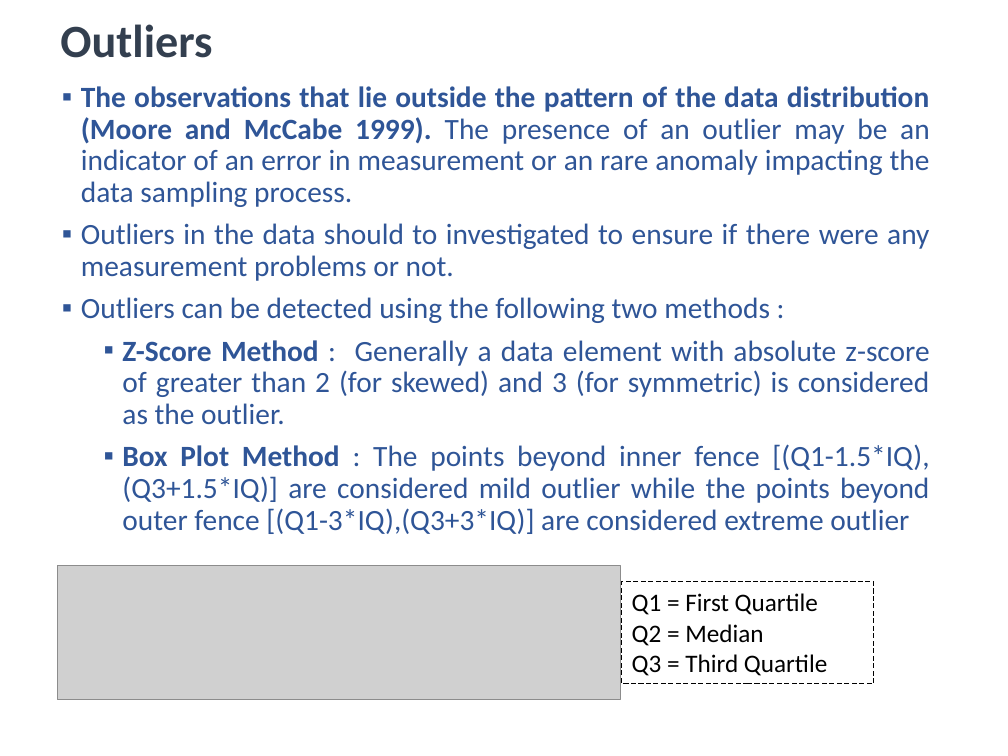
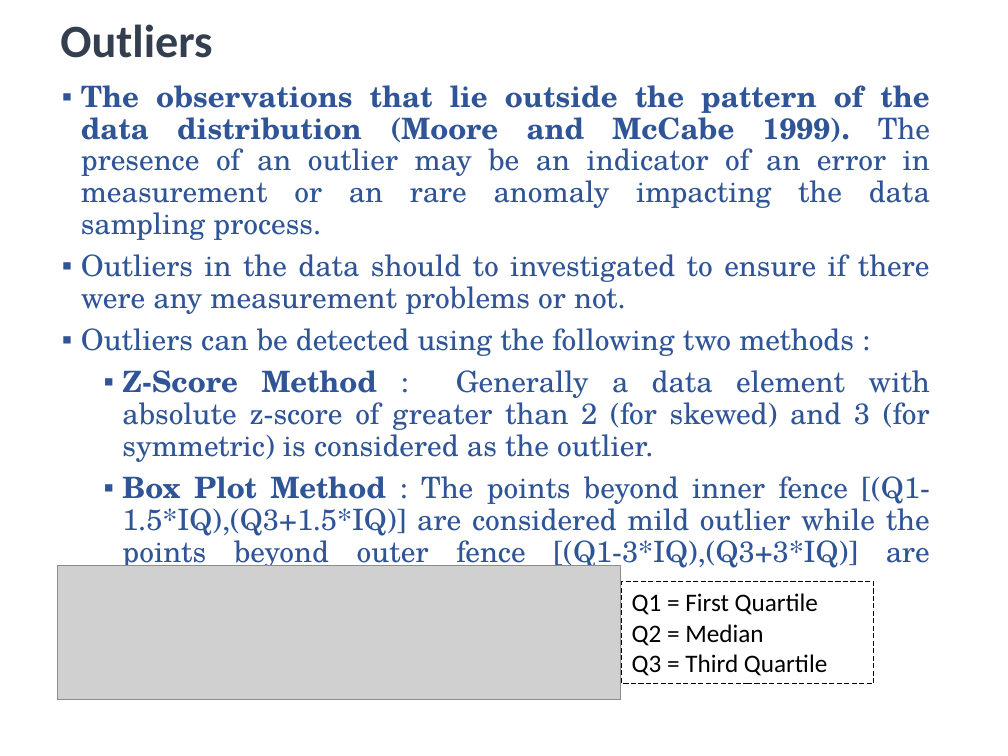
Before and after one commit to utkarshiiitm/Bootcamp-2, a slide deck: slide 26 of Boot Camp 2.pptx. Drawn at 1008x756 pixels with LibreOffice and Linux fonts; fonts in the diff are those of the drawing; grey boxes stand for pictures. Boxes give left, top, right and bottom in pixels: in the first picture for what was removed or moved away, otherwise in the second. Text is boxed around its words. In the diff, an @@ line names an element or a change of style, - is before the commit and + after.

```diff
--- a/Boot Camp 2.pptx
+++ b/Boot Camp 2.pptx
@@ text "The observations that lie outside ..." at (x1=81, y1=85, x2=930, y2=571): font Calibri to TeX Gyre Schola @@
```
Also in this commit, not shown: 17 other slides changed, 2 slides added.
